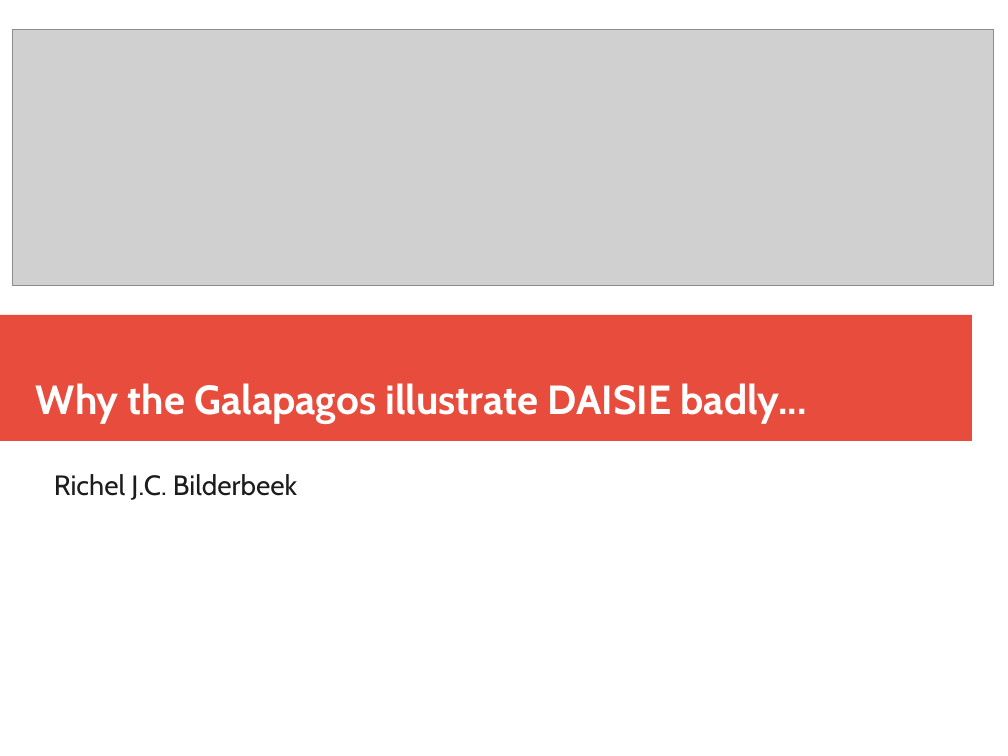
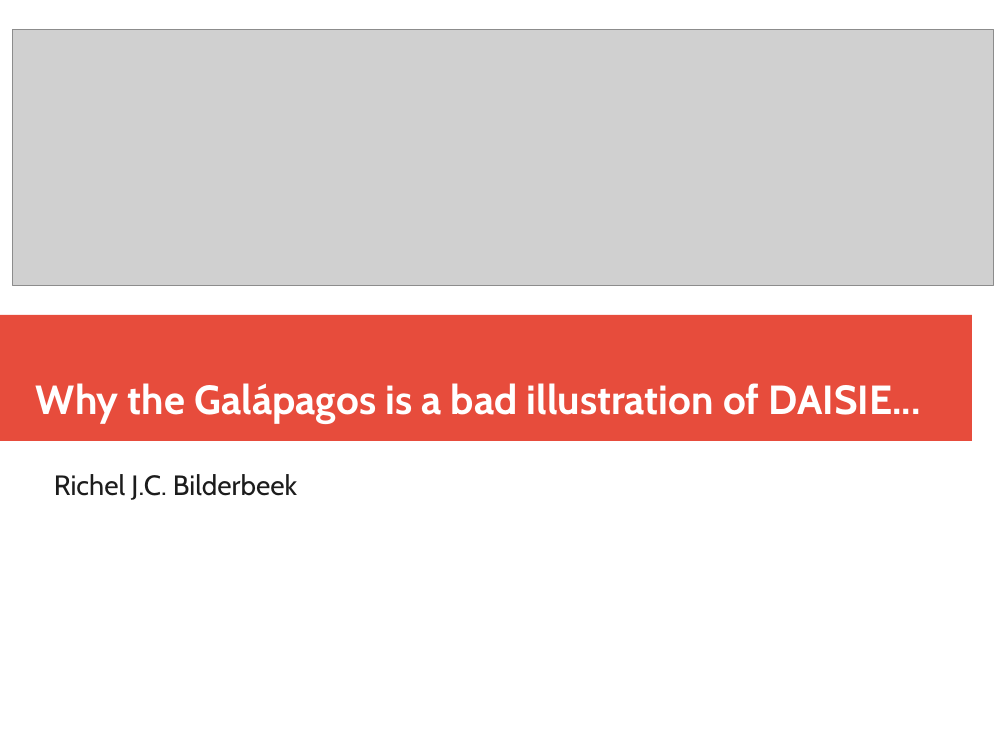
Before and after one commit to richelbilderbeek/Science, a slide deck: slide 1 of Bilderbeek20180622/Bilderbeek20180622.odp. Drawn at 1008x756 pixels with LibreOffice and Linux fonts; fonts in the diff are those of the drawing; grey boxes stand for pictures. Boxes give left, top, right and bottom in pixels: in the first picture for what was removed or moved away, otherwise in the second. Text is boxed around its words. In the diff, an @@ line names an element or a change of style, - is before the commit and + after.

```diff
--- a/Bilderbeek20180622/Bilderbeek20180622.odp
+++ b/Bilderbeek20180622/Bilderbeek20180622.odp
@@ title at box(36, 383, 921, 424): text changed @@
-Why the Galapagos illustrate DAISIE badly...
+Why the Galápagos is a bad illustration of DAISIE...
```
Also in this commit, not shown: 1 other slide changed, 1 other file.
